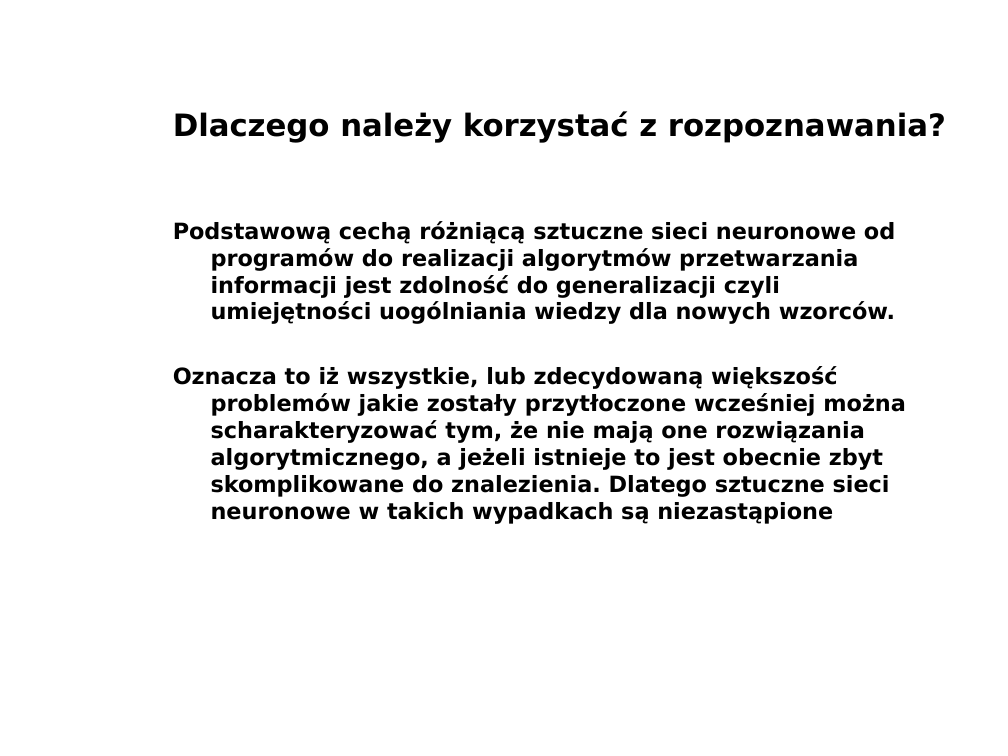
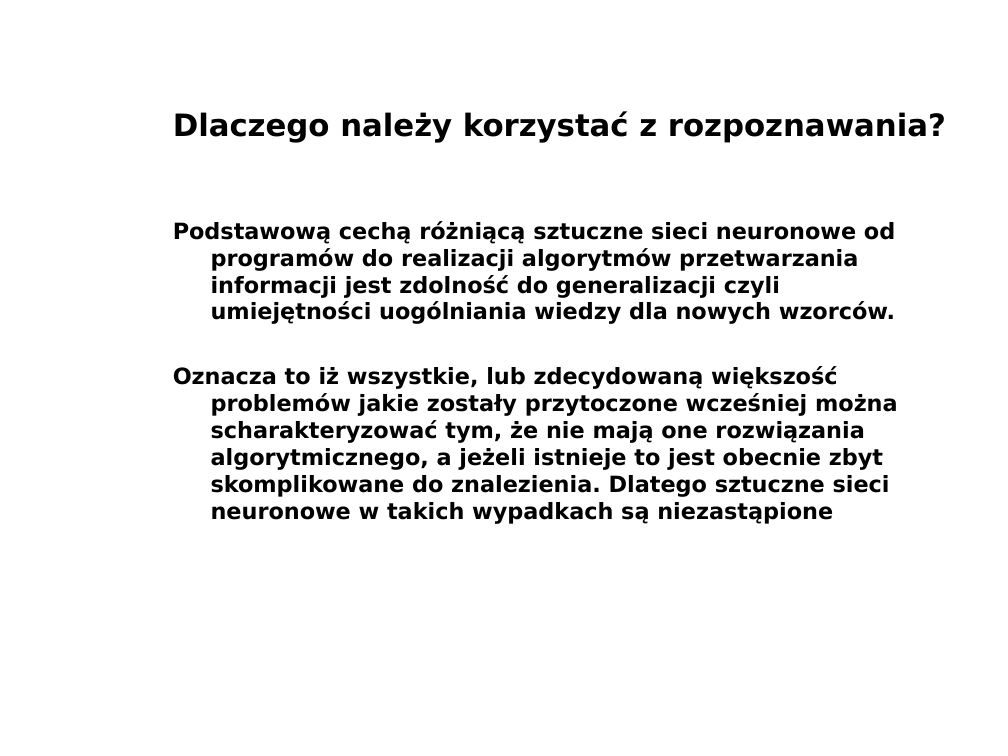
Before and after one commit to navi07/IO-Podstawy_Sztucznej_Inteligencji, a slide deck: slide 4 of Prezentacja/PSI_Prezentacja_Michał_Patryk_Andrzej.ppt. Drawn at 1008x756 pixels with LibreOffice and Linux fonts; fonts in the diff are those of the drawing; background and template pictures are left out. Boxes give left, top, right and bottom in pixels: in the first picture for what was removed or moved away, otherwise in the second. Text is boxed around its words. In the diff, an @@ line names an element or a change of style, - is before the commit and + after.

Commit message:
Fix

```diff
--- a/Prezentacja/PSI_Prezentacja_Michał_Patryk_Andrzej.ppt
+++ b/Prezentacja/PSI_Prezentacja_Michał_Patryk_Andrzej.ppt
@@ text at (173, 366, 898, 524): text changed @@
-Oznacza to iż wszystkie, lub zdecydowaną większość problemów jakie zostały przytłoczone wcześniej można scharakteryzować tym, że nie mają one rozwiązania algorytmicznego, a jeżeli istnieje to jest obecnie zbyt skomplikowane do znalezienia. Dlatego sztuczne sieci neuronowe w takich wypadkach są niezastąpione
+Oznacza to iż wszystkie, lub zdecydowaną większość problemów jakie zostały przytoczone wcześniej można scharakteryzować tym, że nie mają one rozwiązania algorytmicznego, a jeżeli istnieje to jest obecnie zbyt skomplikowane do znalezienia. Dlatego sztuczne sieci neuronowe w takich wypadkach są niezastąpione
```
